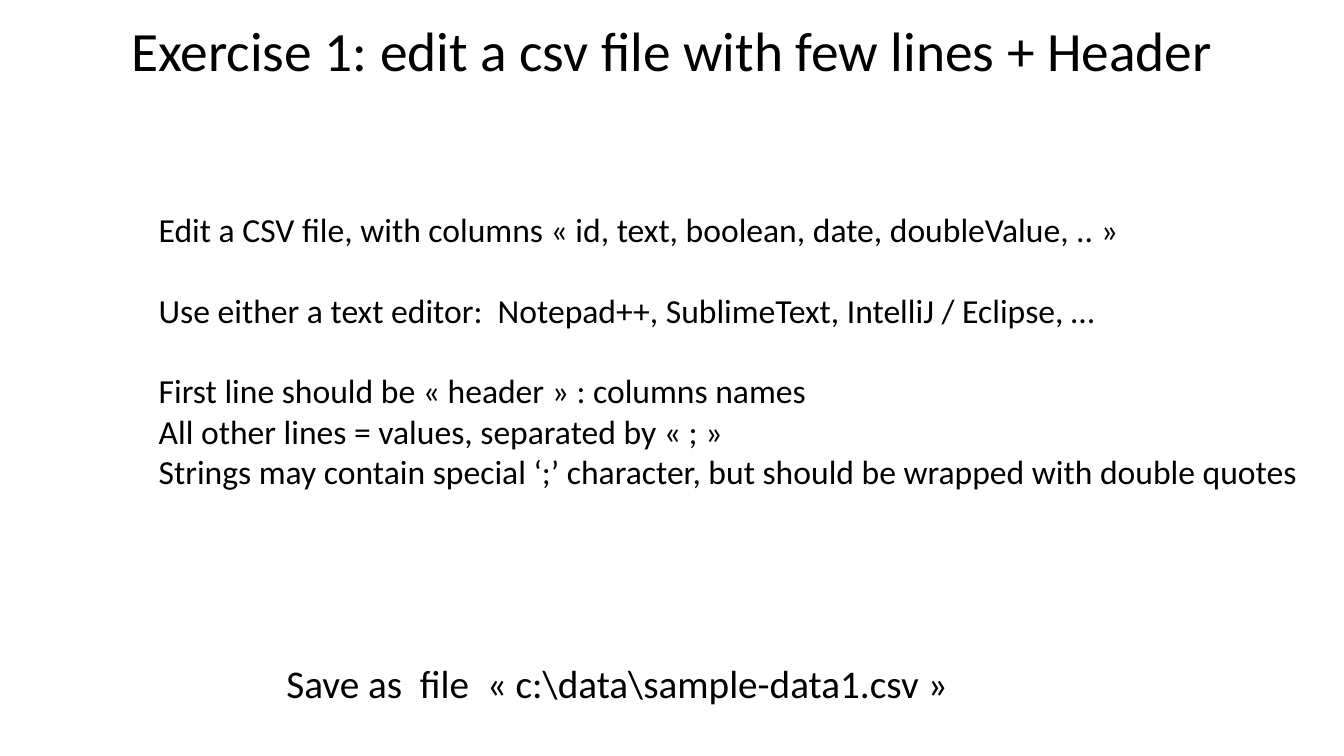
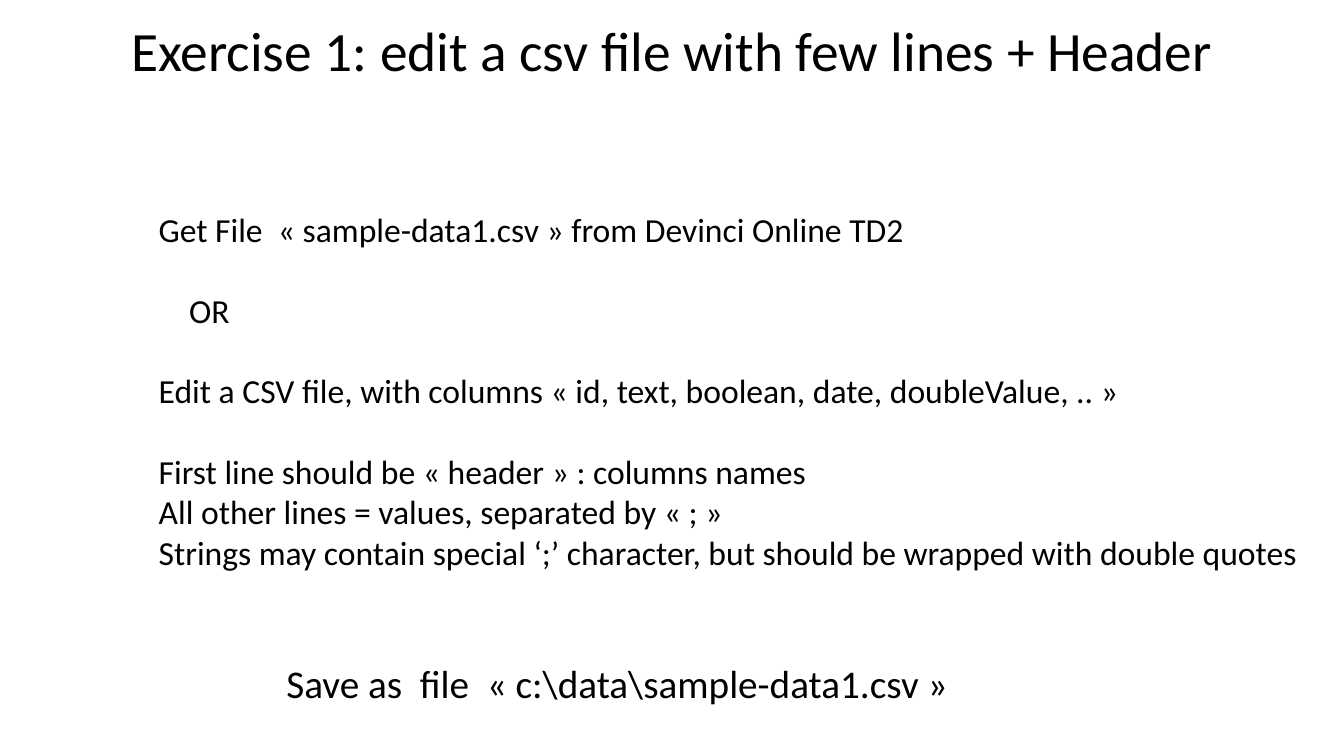
Before and after one commit to Arnaud-Nauwynck/presentations, a slide deck: slide 8 of pres-bigdata/Hands-On/TD2-part1-spark-read-write.pptx (slide 5 before the commit). Drawn at 1344x756 pixels with LibreOffice and Linux fonts; fonts in the diff are those of the drawing. Boxes give left, top, right and bottom in pixels: in the first picture for what was removed or moved away, otherwise in the second. Text is boxed around its words. In the diff, an @@ line names an element or a change of style, - is before the commit and + after.

```diff
--- a/pres-bigdata/Hands-On/TD2-part1-spark-read-write.pptx
+++ b/pres-bigdata/Hands-On/TD2-part1-spark-read-write.pptx
@@ text at bbox=[159, 218, 1069, 407]: text changed @@
-Edit a CSV file, with columns « id, text, boolean, date, doubleValue, .. »
-Use either a text editor: Notepad++, SublimeText, IntelliJ / Eclipse, …
+Get File « sample-data1.csv » from Devinci Online TD2
+OR
+Edit a CSV file, with columns « id, text, boolean, date, doubleValue, .. »
```
Also in this commit, not shown: 13 other slides changed, 16 slides added, 1 slide removed, 23 other files.
